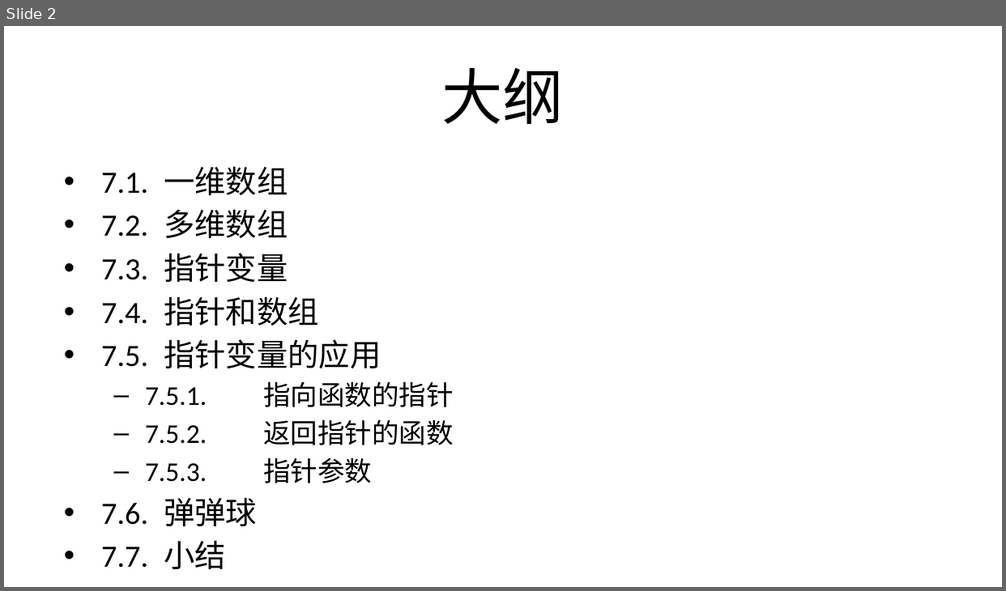
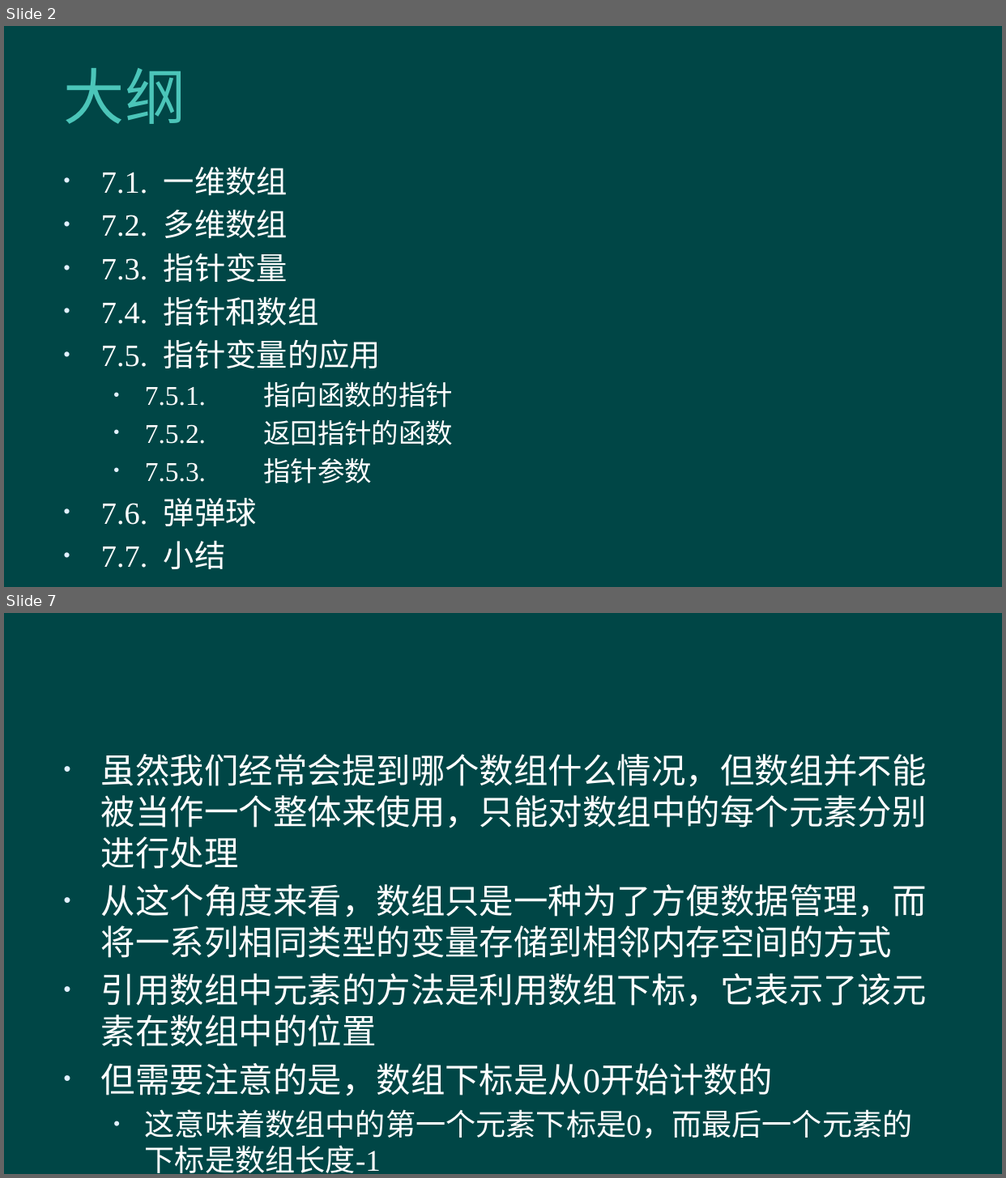
Before and after one commit to hanhonglei/Course_BasicGameProgramming, a slide deck: 第7章 数组及指针/第7章 数组及指针.pptx. Shown one above the other, each under a label of ours: slide 2 before the commit, slides 2 and 7 after it; the slides between them are not shown. The pictures are 1006x591 and 1006x1178 pixels, drawn with LibreOffice and Linux fonts; fonts in the diff are those of the drawing; background and template pictures are left out. Boxes give left, top, right and bottom in pixels: in the first picture for what was removed or moved away, otherwise in the second. Text is boxed around its words. In the diff, an @@ line names an element or a change of style, - is before the commit and + after.

```diff
--- a/第7章 数组及指针/第7章 数组及指针.pptx
+++ b/第7章 数组及指针/第7章 数组及指针.pptx
@@ slide 7 added at [4,613,1002,1174], background #004646 @@
@@ text added at [101,754,927,1174], 24.8 pt, text #FFFFFF @@
+• 虽然我们经常会提到哪个数组什么情况，但数组并不能被当作一个整体来使用，只能对数组中的每个元素分别进行处理
+• 从这个角度来看，数组只是一种为了方便数据管理，而将一系列相同类型的变量存储到相邻内存空间的方式
+• 引用数组中元素的方法是利用数组下标，它表示了该元素在数组中的位置
+• 但需要注意的是，数组下标是从0开始计数的
+  • 这意味着数组中的第一个元素下标是0，而最后一个元素的下标是数组长度-1
@@ slide 2 changed as well @@
@@ background #FFFFFF to #004646 @@
@@ title "大纲" at [64,68,186,124]: font Calibri to Roboto, text colour #000000 to #4BC5B9, letter spacing 0 to 0.5 pt; alignment centre to left @@
@@ text "7.1. 一维数组" at [101,166,453,484]: font Calibri to Times New Roman, text colour #000000 to #FFFFFF; bullet – to • @@
```
Also in this commit, not shown: 1 other slide changed, 61 other slides added, 1 other file.
